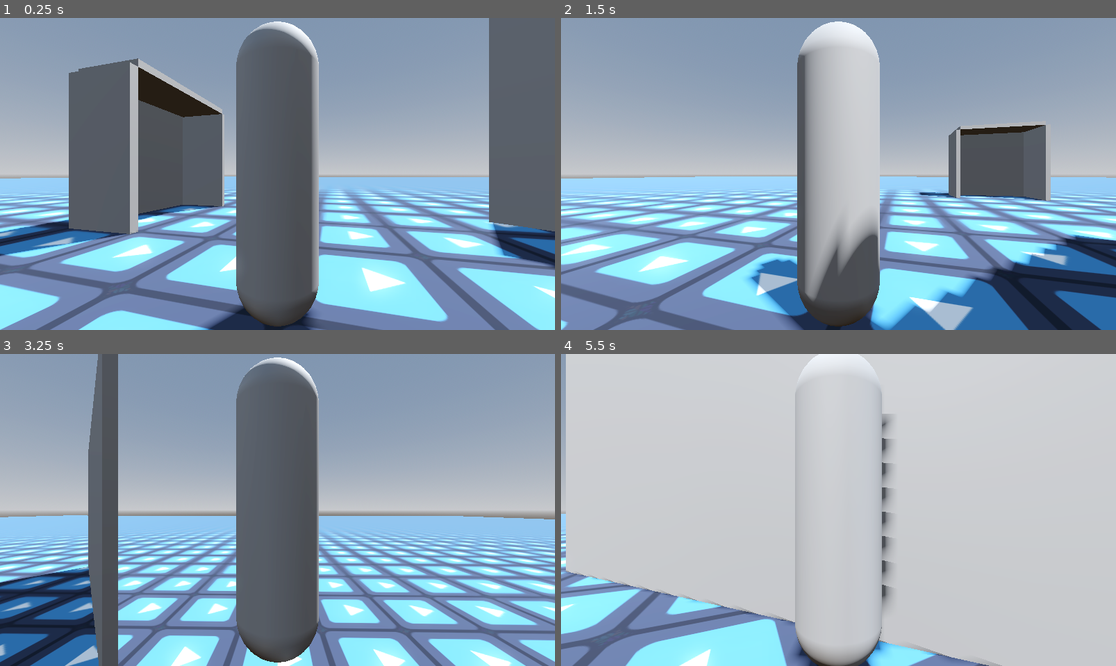
Above: before the commit, frames 1-4 (two rows, left to right).
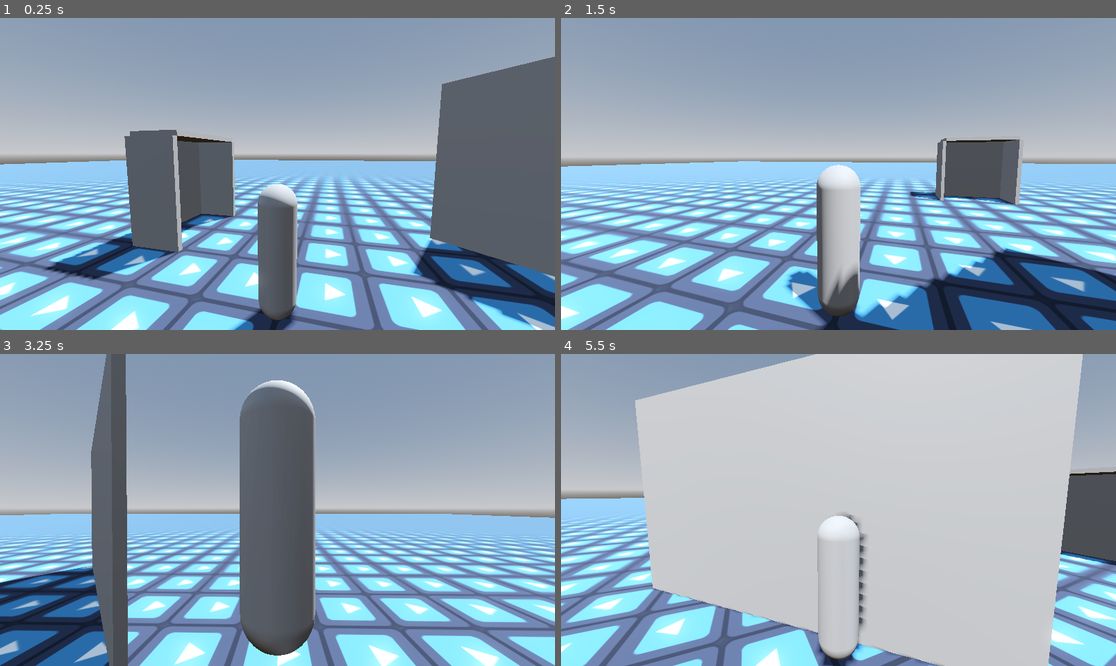
Above: after the commit, the same moments.

Repository: Tameno-01/godot-modular-camera-addon
Game: Godot game, scene res://testing/platformer/test_2.tscn
Two runs of this game, one before a commit and one after it. Both use one fixed random seed, a clock stepped at 60 frames per second and the inputs below. The project has no main scene, so this scene is started directly. The engine's default icon, where the game draws it, is replaced by a stand-in: a white triangle on a blue panel in a dark square.
Inputs:
- Up to frame 1 (0.25 s): no input
- Up to frame 2 (1.5 s): tap Enter (ui_accept) at 0.5, 0.77 s; hold Right (ui_right) 0.53-1.28 s; hold Down (ui_down) from 1.28 s (still down)
- Up to frame 3 (3.25 s): tap Enter (ui_accept) at 1.52, 3.02 s; release Down (ui_down) at 2.03 s; hold Right (ui_right) 2.03-2.78 s; hold Up (ui_up) from 2.78 s (still down)
- Up to frame 4 (5.5 s): release Up (ui_up) at 3.53 s; hold Left (ui_left) 3.53-5.03 s; tap Enter (ui_accept) at 3.77, 4.52 s; hold Down (ui_down) from 5.03 s (still down)

The runs differ from the first frame. In frame 1, 55% of the frame differs, in the area x 0-100%, y 0-100%; in frame 2, 44%; in frame 3, 19%; in frame 4, 31%.

Commit message:
Improved camera shake modifier

Diff:
--- a/testing/platformer/test_2.tscn
+++ b/testing/platformer/test_2.tscn
@@ -8,6 +8,7 @@
 [ext_resource type="Script" path="res://addons/modular_camera/modular_camera.gd" id="4_hsbit"]
 [ext_resource type="Script" path="res://addons/modular_camera/behaviours/static.gd" id="4_ka8sa"]
 [ext_resource type="Script" path="res://addons/modular_camera/camera_ray_cast_proprties.gd" id="8_ay371"]
+[ext_resource type="Script" path="res://addons/modular_camera/modifiers/constant.gd" id="9_7pmo5"]
 [ext_resource type="Script" path="res://testing/platformer/spin_behaviour.gd" id="9_lb313"]
 
 [sub_resource type="ProceduralSkyMaterial" id="ProceduralSkyMaterial_qflqa"]
@@ -96,9 +97,27 @@
 radius = 0.2
 height = 1.4
 
+[sub_resource type="Resource" id="Resource_3bp8o"]
+script = ExtResource("3_7u3p5")
+distance = 2.0
+direction = 0.0
+height = 0.0
+lean = 0.0
+roll = 0.0
+pitch = -0.1
+yaw = 0.0
+pan = Vector2(0, 0.5)
+local_pan = Vector2(0, 0)
+offset = Vector3(0, 0, 0)
+fov_multiplier = 1.0
+
+[sub_resource type="Resource" id="Resource_ye0mr"]
+script = ExtResource("9_7pmo5")
+constant_properties = SubResource("Resource_3bp8o")
+
 [sub_resource type="Resource" id="Resource_x4o4y"]
 script = ExtResource("9_lb313")
-modifiers = Array[Resource("res://addons/modular_camera/camera_modifier.gd")]([])
+modifiers = Array[Resource("res://addons/modular_camera/camera_modifier.gd")]([SubResource("Resource_ye0mr")])
 priority = 0
 override_target = false
 target_override = Vector3(0, 0, 0)
@@ -196,7 +215,7 @@
 transform = Transform3D(1, 0, 0, 0, 1, 0, 0, 0, 1, 0, 0.7, 0)
 
 [node name="ModularCamera" type="Camera3D" parent="." node_paths=PackedStringArray("target_node")]
-transform = Transform3D(-0.0808455, 0, -0.996727, 0, 1, 0, 0.996727, 0, -0.0808455, -0.996727, 0.7, -0.0808455)
+transform = Transform3D(-0.577677, 0.0814906, -0.812187, 0, 0.995004, 0.0998334, 0.816265, 0.0576715, -0.574791, -1.63253, 1.7, -1.15535)
 script = ExtResource("4_hsbit")
 target_node = NodePath("../player/camera_target")
 default_behaviour = SubResource("Resource_x4o4y")
Not shown, changed: addons/modular_camera/modifiers/shake.gd
Not shown: 1 places in testing/platformer/test_2.tscn that only renumber resources
